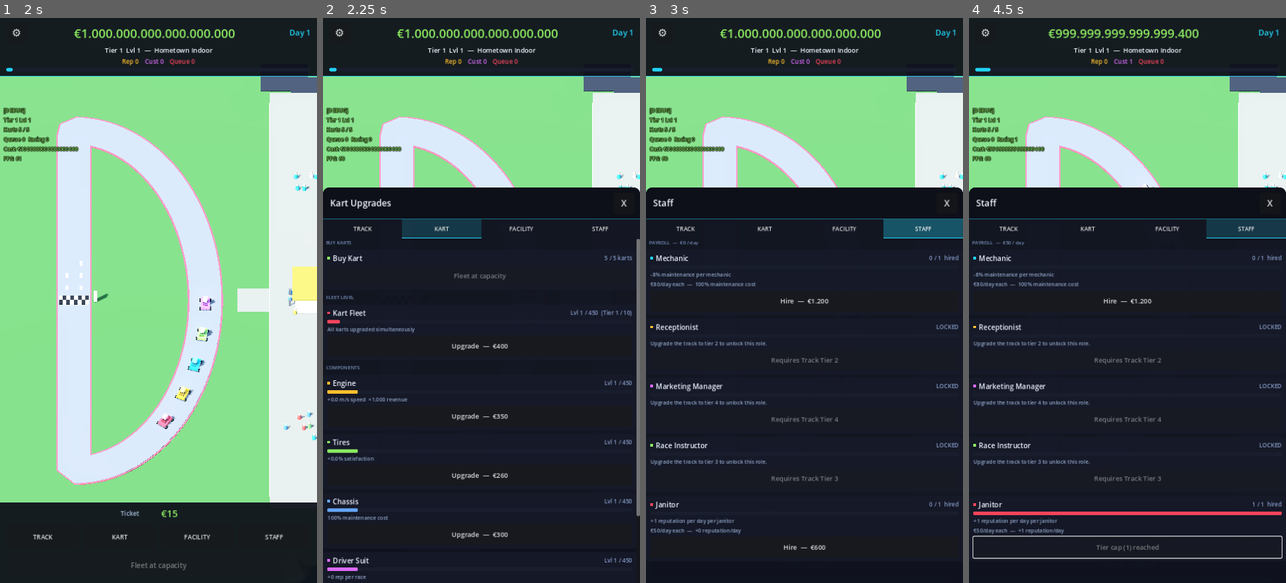
Above: before the commit, frames 1-4 (left to right).
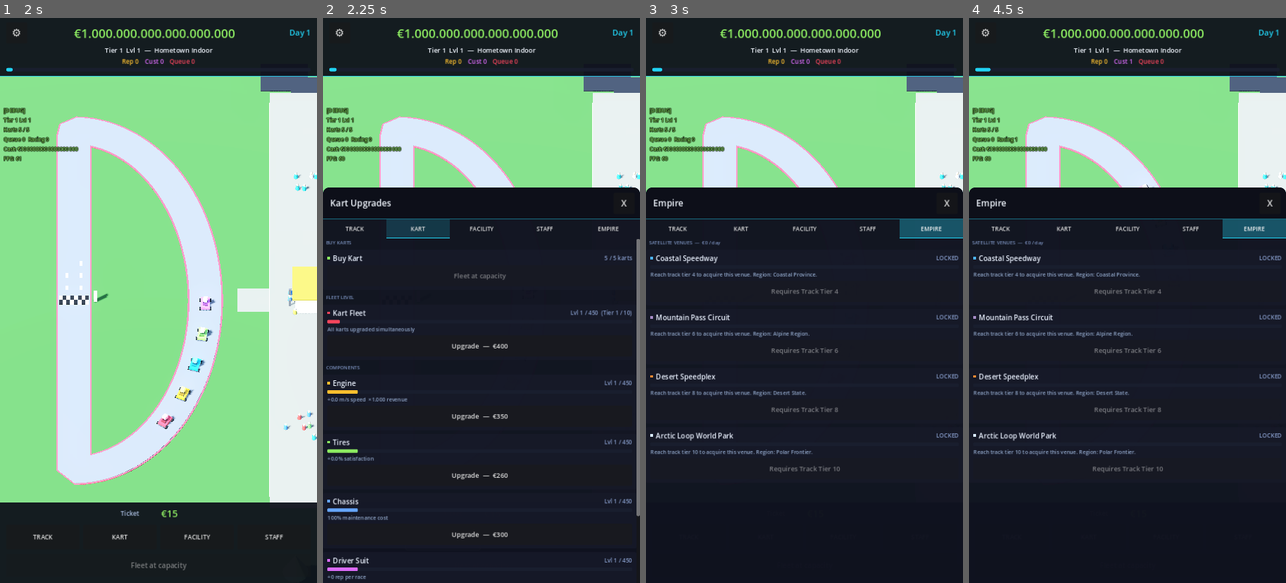
Above: after the commit, the same moments.

Repository: huubvreeker-create/Tycoon
Game: Godot game, scene res://scenes/main.tscn
Two runs of this game, one before a commit and one after it. Both use one fixed random seed, a clock stepped at 60 frames per second and the inputs below.
Inputs (mouse positions are in pixels of both pictures, inside the frame that each line leads up to):
- Up to frame 1 (2 s): click "⚙" at 0.5 s; click "TRACK" at 1.25 s
- Up to frame 2 (2.25 s): click "KART" at 2 s
- Up to frame 3 (3 s): click (931, 227) at 2.75 s, where only the run after the commit has a clickable "EMPIRE"
- Up to frame 4 (4.5 s): click "FACILITY" at 3.5 s; click "STAFF" at 4.25 s

Frame 1 is identical in both runs. In frame 2, 0.8% of the frame differs, in the area x 7-94%, y 35-39%; in frame 3, 4.8%; in frame 4, 7.4%, in the area x 1-100%, y 2-96%.

Commit message:
Phase 6 — Empire expansion: 4 satellite venues + EMPIRE tab
The roadmap's last unfinished phase is Expansion. Implemented as
satellite venues that the player acquires (one-time cost) and then
upgrades (level 1..100) for scaling passive daily income. Each
satellite is a passive empire-builder, not a full second venue —
the active Track is still the focus.

- New autoload Venues (systems/venues.gd):
  4 venues, each unlocking at a track tier and gated like facilities.
    · Coastal Speedway        unlock T4   acquire €5M    base 800/day
    · Mountain Pass Circuit   unlock T6   acquire €50M   base 2.4k/day
    · Desert Speedplex        unlock T8   acquire €500M  base 7.5k/day
    · Arctic Loop World Park  unlock T10  acquire €5B    base 25k/day
  Income compounds 1.05-1.08 per upgrade level (1.10 cost growth, so
  each tier of investment is a 1-2× return per level — substantial
  marathon-friendly passive income at endgame).

- New EMPIRE tab in the upgrade popup. Same row template as the
  facility / staff lists, with "LOCKED — Requires Track Tier X" and
  "FOR SALE" / "Lvl N / 100" labels.

- SaveManager round-trips Venues.levels via to_save_dict /
  from_save_dict, and the offline-progress estimator includes
  Venues.total_daily_income() so satellites earn while the player
  is away.

- README phase table updated: 1-7 marked Done, 8 (Polish) ongoing.
  Phase 6 was the last MVP gap.

https://claude.ai/code/session_01Sbv8ExRy1Fimm5caf9TfDv

Diff:
--- a/project.godot
+++ b/project.godot
@@ -21,6 +21,7 @@
 KartComponents="*res://systems/kart_components.gd"
 Facilities="*res://systems/facilities.gd"
 Staff="*res://systems/staff.gd"
+Venues="*res://systems/venues.gd"
 DailyEvents="*res://systems/daily_events.gd"
 SaveManager="*res://systems/save_manager.gd"
 
--- a/systems/save_manager.gd
+++ b/systems/save_manager.gd
@@ -145,6 +145,7 @@
 			"marketing":      Facilities.marketing_level,
 		},
 		"staff": Staff.counts.duplicate(),
+		"venues": Venues.to_save_dict(),
 		"daily_events": {
 			"arrival_multiplier_today":      DailyEvents.arrival_multiplier_today,
 			"maintenance_multiplier_today":  DailyEvents.maintenance_multiplier_today,
@@ -197,6 +198,8 @@
 		var st: Dictionary = data["staff"]
 		for role: String in Staff.role_names():
 			Staff.counts[role] = int(st.get(role, 0))
+	if data.has("venues"):
+		Venues.from_save_dict(data["venues"] as Dictionary)
 	if data.has("daily_events"):
 		var de: Dictionary = data["daily_events"]
 		DailyEvents.arrival_multiplier_today     = float(de.get("arrival_multiplier_today", 1.0))
@@ -254,7 +257,8 @@
 	var capped_seconds: float = capped_hours * 3600.0
 
 	# Estimate the venue's earnings rate per real-time second.
-	var passive_per_day: float = float(Facilities.total_daily_passive_income())
+	var passive_per_day: float = float(Facilities.total_daily_passive_income()) \
+		+ float(Venues.total_daily_income())
 	var kart_count: int = int(track_data.get("kart_count", 5))
 	var kart_lvl: int = int(track_data.get("kart_level", 1))
 	var track_lvl: int = int(track_data.get("track_level", 1))
@@ -319,6 +323,9 @@
 	# Staff
 	for role: String in Staff.role_names():
 		Staff.counts[role] = 0
+	# Empire venues
+	for vid: String in Venues.venue_ids():
+		Venues.levels[vid] = 0
 	# Daily events
 	DailyEvents.arrival_multiplier_today = 1.0
 	DailyEvents.maintenance_multiplier_today = 1.0
--- /dev/null
+++ b/systems/venues.gd
@@ -0,0 +1,195 @@
+extends Node
+##
+## Phase 6 — Empire expansion. Satellite venues unlocked as the player
+## climbs the track tiers. Each one is a one-time acquisition that
+## becomes a passive income source you can then INVEST in to scale up
+## its earnings.
+##
+## We don't build full Track / Facilities / Staff state for each
+## satellite — that would explode the save format and the UI. Instead
+## a satellite is just a (name, region, level, daily_income_curve)
+## tuple, conceptually equivalent to running a smaller venue under
+## the same brand. The active home track stays the player's main
+## focus; satellites are passive empire-builders.
+##
+## Four satellites total, mirroring the README's "Tier 1 → 4 venues":
+##   - Coastal Speedway        (unlocks tier 4)
+##   - Mountain Pass Circuit   (unlocks tier 6)
+##   - Desert Speedplex        (unlocks tier 8)
+##   - Arctic Loop World Park  (unlocks tier 10)
+##
+
+const MAX_LEVEL: int = 100
+const COST_GROWTH: float = 1.10
+
+# Per-venue data — name, region tag, unlock track-tier, base ACQUIRE
+# cost (one-time), base income coefficient, income compounding rate.
+const _VENUES := [
+	{
+		"id": "coastal",
+		"name": "Coastal Speedway",
+		"region": "Coastal Province",
+		"unlock_tier": 4,
+		"acquire_cost": 5_000_000,
+		"base_income": 800,
+		"income_growth": 1.05,
+		"upgrade_base_cost": 4_000,
+		"color_top":    Color(0.30, 0.70, 0.95),
+		"color_bottom": Color(0.10, 0.40, 0.65),
+	},
+	{
+		"id": "mountain",
+		"name": "Mountain Pass Circuit",
+		"region": "Alpine Region",
+		"unlock_tier": 6,
+		"acquire_cost": 50_000_000,
+		"base_income": 2_400,
+		"income_growth": 1.06,
+		"upgrade_base_cost": 12_000,
+		"color_top":    Color(0.65, 0.55, 0.78),
+		"color_bottom": Color(0.40, 0.32, 0.55),
+	},
+	{
+		"id": "desert",
+		"name": "Desert Speedplex",
+		"region": "Desert State",
+		"unlock_tier": 8,
+		"acquire_cost": 500_000_000,
+		"base_income": 7_500,
+		"income_growth": 1.07,
+		"upgrade_base_cost": 35_000,
+		"color_top":    Color(1.00, 0.55, 0.20),
+		"color_bottom": Color(0.75, 0.30, 0.10),
+	},
+	{
+		"id": "arctic",
+		"name": "Arctic Loop World Park",
+		"region": "Polar Frontier",
+		"unlock_tier": 10,
+		"acquire_cost": 5_000_000_000,
+		"base_income": 25_000,
+		"income_growth": 1.08,
+		"upgrade_base_cost": 100_000,
+		"color_top":    Color(0.85, 0.92, 1.00),
+		"color_bottom": Color(0.40, 0.65, 0.92),
+	},
+]
+
+# Per-venue level. 0 = not acquired. 1+ = acquired and producing.
+var levels: Dictionary = {
+	"coastal":  0,
+	"mountain": 0,
+	"desert":   0,
+	"arctic":   0,
+}
+
+
+func _ready() -> void:
+	EventBus.day_ended.connect(_on_day_ended)
+
+
+# --- Public API ------------------------------------------------------------
+func venue_ids() -> Array[String]:
+	return ["coastal", "mountain", "desert", "arctic"]
+
+func venue_data(venue_id: String) -> Dictionary:
+	for v: Dictionary in _VENUES:
+		if v.id == venue_id:
+			return v
+	return {}
+
+func display_name(venue_id: String) -> String:
+	return venue_data(venue_id).get("name", venue_id)
+
+func region(venue_id: String) -> String:
+	return venue_data(venue_id).get("region", "")
+
+func unlock_tier(venue_id: String) -> int:
+	return int(venue_data(venue_id).get("unlock_tier", 1))
+
+func get_level(venue_id: String) -> int:
+	return int(levels.get(venue_id, 0))
+
+func is_unlocked(venue_id: String, current_track_tier: int) -> bool:
+	return current_track_tier >= unlock_tier(venue_id)
+
+func is_acquired(venue_id: String) -> bool:
+	return get_level(venue_id) >= 1
+
+func acquire_cost(venue_id: String) -> int:
+	return int(venue_data(venue_id).get("acquire_cost", 0))
+
+func upgrade_cost(venue_id: String) -> int:
+	# After acquisition, each level costs upgrade_base_cost growing
+	# 1.10 per level (matches the rest of the economy).
+	var lv: int = get_level(venue_id)
+	if lv <= 0:
+		return acquire_cost(venue_id)
+	if lv >= MAX_LEVEL:
+		return -1
+	var data := venue_data(venue_id)
+	var base: float = float(data.get("upgrade_base_cost", 1000))
+	return int(round(base * pow(COST_GROWTH, lv)))
+
+func can_upgrade(venue_id: String) -> bool:
+	return get_level(venue_id) < MAX_LEVEL
+
+func daily_income_for(venue_id: String) -> int:
+	var lv: int = get_level(venue_id)
+	if lv <= 0:
+		return 0
+	var data := venue_data(venue_id)
+	var base: float = float(data.get("base_income", 0))
+	var growth: float = float(data.get("income_growth", 1.05))
+	return int(round(base * float(lv) * pow(growth, float(lv))))
+
+func total_daily_income() -> int:
+	var total: int = 0
+	for vid: String in venue_ids():
+		total += daily_income_for(vid)
+	return total
+
+func acquired_count() -> int:
+	var count: int = 0
+	for vid: String in venue_ids():
+		if is_acquired(vid):
+			count += 1
+	return count
+
+
+func upgrade(venue_id: String) -> bool:
+	# Single entry point — acquires the venue if not yet owned, or
+	# upgrades it by 1 level if already owned. Both actions cost.
+	if not can_upgrade(venue_id):
+		return false
+	# Lock check against current track tier.
+	if SaveManager.track != null:
+		var current_tier: int = SaveManager.track.track_tier()
+		if not is_unlocked(venue_id, current_tier):
+			return false
+	var cost: int = upgrade_cost(venue_id)
+	var label: String = display_name(venue_id) + (
+		"  ·  Acquire" if get_level(venue_id) == 0 else "  ·  Upgrade"
+	)
+	if not EconomyManager.try_spend(label, cost):
+		return false
+	levels[venue_id] = get_level(venue_id) + 1
+	EventBus.facility_upgraded.emit("venue:" + venue_id, get_level(venue_id))
+	return true
+
+
+# --- Save / load -----------------------------------------------------------
+func to_save_dict() -> Dictionary:
+	return {"levels": levels.duplicate()}
+
+func from_save_dict(d: Dictionary) -> void:
+	var saved: Dictionary = d.get("levels", {})
+	for vid: String in venue_ids():
+		levels[vid] = int(saved.get(vid, 0))
+
+
+# --- Daily tick ------------------------------------------------------------
+func _on_day_ended(_summary: Dictionary) -> void:
+	var income: int = total_daily_income()
+	if income > 0:
+		EconomyManager.add_revenue("Empire venues", income)
--- a/ui/upgrade_popup.gd
+++ b/ui/upgrade_popup.gd
@@ -13,10 +13,11 @@
 @onready var tab_kart: Button          = %TabKart
 @onready var tab_facilities: Button    = %TabFacilities
 @onready var tab_staff: Button         = %TabStaff
+@onready var tab_empire: Button        = %TabEmpire
 @onready var upgrade_list: VBoxContainer = %UpgradeList
 
 var _track: Track = null
-var _active_tab: String = "track"  # "track" | "kart" | "facilities"
+var _active_tab: String = "track"  # "track" | "kart" | "facilities" | "staff" | "empire"
 
 # Cached style boxes loaded once.
 var _style_active: StyleBoxFlat
@@ -33,6 +34,7 @@
 	tab_kart.pressed.connect(func(): _switch_tab("kart"))
 	tab_facilities.pressed.connect(func(): _switch_tab("facilities"))
 	tab_staff.pressed.connect(func(): _switch_tab("staff"))
+	tab_empire.pressed.connect(func(): _switch_tab("empire"))
 
 	EventBus.cash_changed.connect(_refresh.unbind(1))
 	EventBus.track_level_changed.connect(_refresh.unbind(2))
@@ -48,8 +50,8 @@
 
 func open_for(kind: String, track_ref: Track) -> void:
 	_track = track_ref
-	# Allow any of the four tabs to be opened directly.
-	var tab := kind if kind in ["track", "kart", "facilities", "staff"] else "track"
+	# Allow any of the five tabs to be opened directly.
+	var tab := kind if kind in ["track", "kart", "facilities", "staff", "empire"] else "track"
 	visible = true
 	_switch_tab(tab)
 
@@ -66,6 +68,7 @@
 		[tab_kart, "kart"],
 		[tab_facilities, "facilities"],
 		[tab_staff, "staff"],
+		[tab_empire, "empire"],
 	]:
 		var btn: Button = entry[0]
 		var is_active: bool = (_active_tab == entry[1])
@@ -101,6 +104,9 @@
 		"staff":
 			title_label.text = "Staff"
 			_add_staff_rows()
+		"empire":
+			title_label.text = "Empire"
+			_add_empire_rows()
 
 
 # ---------------------------------------------------------------------------
@@ -294,6 +300,58 @@
 
 
 # ---------------------------------------------------------------------------
+# EMPIRE TAB — satellite venues that grow the player's empire as
+# they progress through the home track's tiers.
+# ---------------------------------------------------------------------------
+func _add_empire_rows() -> void:
+	_add_section_header(
+		"SATELLITE VENUES  —  €%d / day" % Venues.total_daily_income())
+	var current_tier: int = _track.track_tier()
+	for vid: String in Venues.venue_ids():
+		var data := Venues.venue_data(vid)
+		var color: Color = data.get("color_top", Color.WHITE)
+		var lv: int = Venues.get_level(vid)
+		var unlocked: bool = Venues.is_unlocked(vid, current_tier)
+		var label: String
+		var max_label: String = "MAX LEVEL"
+		var detail: String
+		var action_label: String = "Upgrade"
+		if not unlocked:
+			label = "LOCKED"
+			max_label = "Requires Track Tier %d" % Venues.unlock_tier(vid)
+			detail = "Reach track tier %d to acquire this venue. Region: %s." % [
+				Venues.unlock_tier(vid), Venues.region(vid)
+			]
+		elif lv == 0:
+			label = "FOR SALE"
+			detail = "Region: %s.\nPays €%d/day at lvl 1, scales each upgrade." % [
+				Venues.region(vid),
+				int(round(float(data.get("base_income", 0)) * float(data.get("income_growth", 1.05))))
+			]
+			action_label = "Acquire"
+		else:
+			label = "Lvl %d / %d" % [lv, Venues.MAX_LEVEL]
+			detail = "Region: %s.\n€%d/day at current level." % [
+				Venues.region(vid), Venues.daily_income_for(vid)
+			]
+		_add_upgrade_row(
+			color,
+			Venues.display_name(vid),
+			label,
+			float(lv),
+			float(Venues.MAX_LEVEL),
+			detail,
+			unlocked and Venues.can_upgrade(vid),
+			Venues.upgrade_cost(vid),
+			func(v := vid):
+				Venues.upgrade(v)
+				_build_rows(),
+			action_label,
+			max_label
+		)
+
+
+# ---------------------------------------------------------------------------
 # Row helpers
 # ---------------------------------------------------------------------------
 func _add_section_header(text: String) -> void:
--- a/ui/upgrade_popup.tscn
+++ b/ui/upgrade_popup.tscn
@@ -142,6 +142,17 @@
 theme_override_styles/pressed = SubResource("StyleBoxFlat_tab_inactive")
 theme_override_styles/focus = SubResource("StyleBoxFlat_tab_inactive")
 
+[node name="TabEmpire" type="Button" parent="VBox/TabBar"]
+unique_name_in_owner = true
+size_flags_horizontal = 3
+custom_minimum_size = Vector2(0, 44)
+text = "EMPIRE"
+theme_override_font_sizes/font_size = 13
+theme_override_styles/normal = SubResource("StyleBoxFlat_tab_inactive")
+theme_override_styles/hover = SubResource("StyleBoxFlat_tab_inactive")
+theme_override_styles/pressed = SubResource("StyleBoxFlat_tab_inactive")
+theme_override_styles/focus = SubResource("StyleBoxFlat_tab_inactive")
+
 [node name="ScrollContainer" type="ScrollContainer" parent="VBox"]
 size_flags_vertical = 3
 
Not shown, changed: README.md
